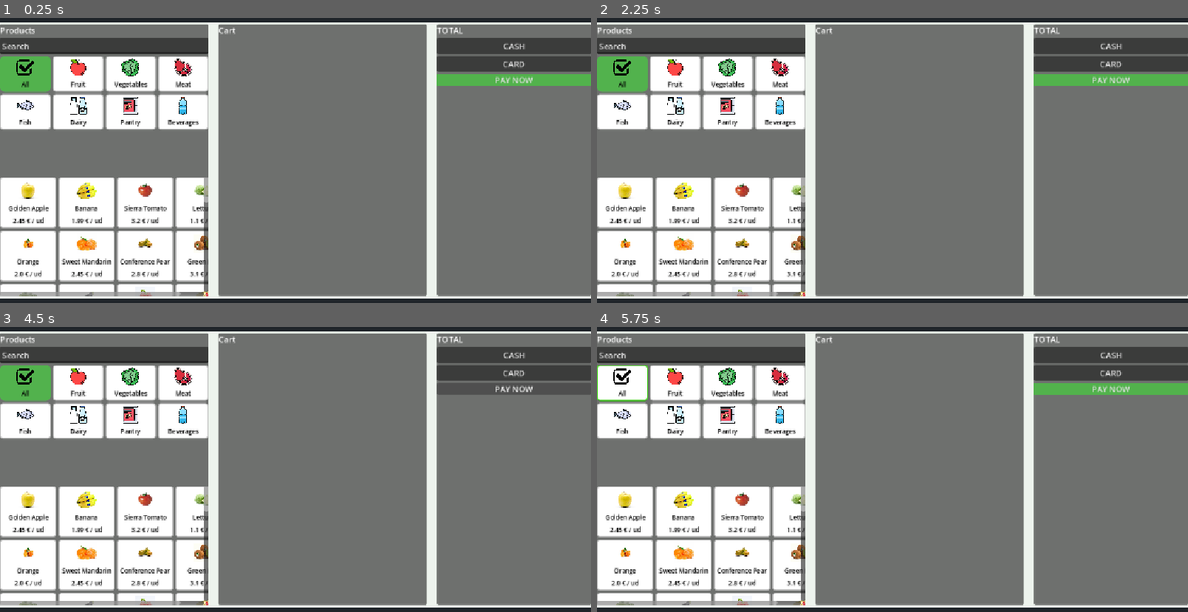
Above: before the commit, frames 1-4 (two rows, left to right).
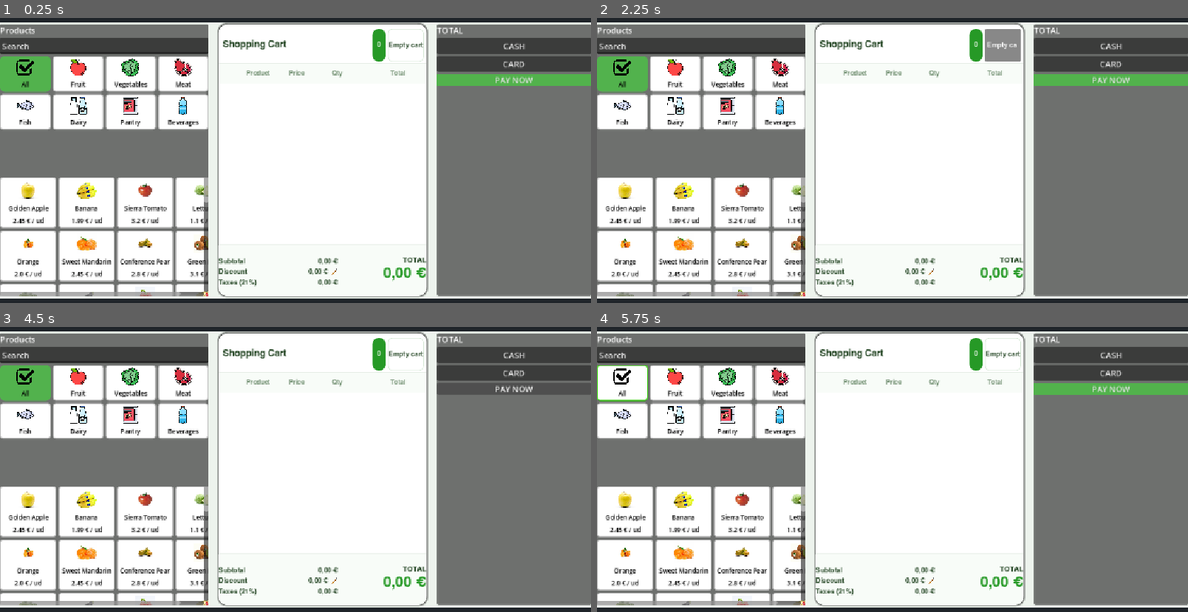
Above: after the commit, the same moments.

Repository: fersaezl/Algodonales-Fresh-POS
Game: Godot game, scene res://Scenes/MainPos.tscn
The game is run twice, just before and just after one commit, with the same random seed, the same clock (stepped at 60 frames per second) and the same inputs. The project has no main scene, so this scene is started directly.
Inputs (mouse positions are in pixels of both pictures, inside the frame that each line leads up to):
- Up to frame 1 (0.25 s): no input
- Up to frame 2 (2.25 s): click (620, 75) at 0.52 s; click "CASH" at 1.25 s; click (1004, 46) at 2 s, where only the run after the commit has a clickable "Empty cart"
- Up to frame 3 (4.5 s): click "CARD" at 2.75 s; click (336, 580) at 3.52 s; click "PAY NOW" at 4.25 s
- Up to frame 4 (5.75 s): click (620, 384) at 5.02 s

The runs differ from the first frame. In frame 1, 34% of the frame differs, in the area x 36-73%, y 1-98%; in frame 2, 34%; in frame 3, 34%; in frame 4, 34%.

Commit message:
Refactor Cart and MainPos scenes by adjusting shadow size, adding empty style box, and updating CartPanel structure

Diff:
--- a/Scenes/Cart.tscn
+++ b/Scenes/Cart.tscn
@@ -11,7 +11,7 @@
 corner_radius_top_right = 16
 corner_radius_bottom_right = 16
 corner_radius_bottom_left = 16
-shadow_size = 6
+shadow_size = 4
 
 [sub_resource type="StyleBoxFlat" id="StyleBoxFlat_575ec"]
 bg_color = Color(1, 1, 1, 1)
@@ -228,6 +228,7 @@
 layout_mode = 2
 size_flags_horizontal = 3
 theme_override_colors/font_color = Color(0.1764706, 0.3019608, 0.1764706, 1)
+theme_override_constants/line_spacing = 3
 theme_override_fonts/font = ExtResource("1_puk5m")
 theme_override_font_sizes/font_size = 13
 text = "Subtotal"
--- a/Scenes/MainPos.tscn
+++ b/Scenes/MainPos.tscn
@@ -1,9 +1,12 @@
 [gd_scene format=3 uid="uid://bc40ynsrrixmc"]
 
 [ext_resource type="Script" uid="uid://kt4qarp3tsjj" path="res://Scripts/mainpos.gd" id="1_n6lp0"]
+[ext_resource type="PackedScene" uid="uid://dv7f4vrrk87vl" path="res://Scenes/Cart.tscn" id="2_p6x7q"]
 
 [sub_resource type="StyleBoxFlat" id="StyleBoxFlat_68xj4"]
 bg_color = Color(0.12156863, 0.14117648, 0.16078432, 1)
+
+[sub_resource type="StyleBoxEmpty" id="StyleBoxEmpty_74tx3"]
 
 [sub_resource type="StyleBoxFlat" id="StyleBoxFlat_iw1kh"]
 bg_color = Color(0.3196456, 0.69882643, 0.2976064, 1)
@@ -95,23 +98,9 @@
 [node name="CartPanel" type="PanelContainer" parent="MarginContainer/MainLayout/Content" unique_id=1442308960]
 layout_mode = 2
 size_flags_horizontal = 3
+theme_override_styles/panel = SubResource("StyleBoxEmpty_74tx3")
 
-[node name="MarginContainer" type="MarginContainer" parent="MarginContainer/MainLayout/Content/CartPanel" unique_id=1664966700]
-layout_mode = 2
-
-[node name="VBoxContainer" type="VBoxContainer" parent="MarginContainer/MainLayout/Content/CartPanel/MarginContainer" unique_id=234182568]
-layout_mode = 2
-
-[node name="CartLabel" type="Label" parent="MarginContainer/MainLayout/Content/CartPanel/MarginContainer/VBoxContainer" unique_id=1735752821]
-layout_mode = 2
-text = "Cart"
-
-[node name="CartItems" type="VBoxContainer" parent="MarginContainer/MainLayout/Content/CartPanel/MarginContainer/VBoxContainer" unique_id=646612850]
-layout_mode = 2
-
-[node name="total" type="Label" parent="MarginContainer/MainLayout/Content/CartPanel/MarginContainer/VBoxContainer" unique_id=993739998]
-unique_name_in_owner = true
-z_index = 2
+[node name="Cart" parent="MarginContainer/MainLayout/Content/CartPanel" unique_id=453017138 instance=ExtResource("2_p6x7q")]
 layout_mode = 2
 
 [node name="PaymentPanel" type="PanelContainer" parent="MarginContainer/MainLayout/Content" unique_id=1274945131]
